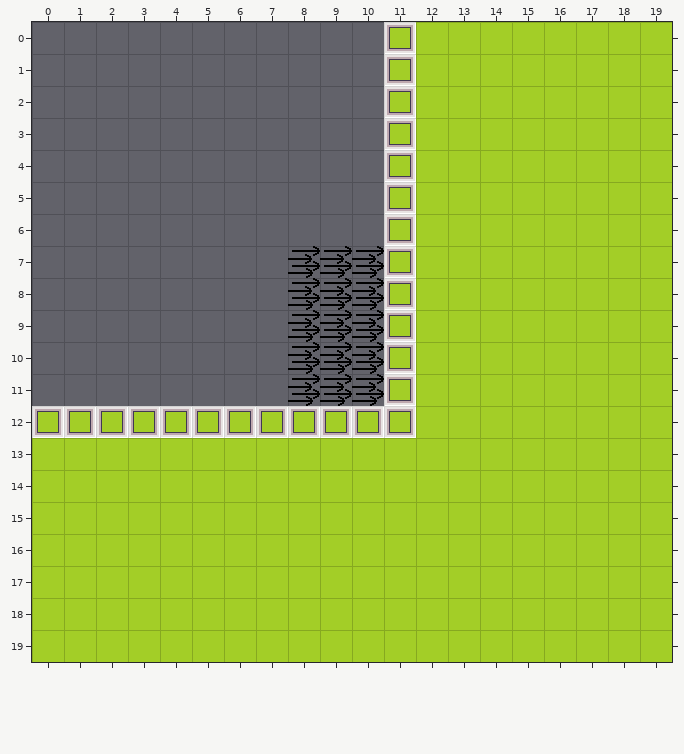
Tiled map: Assets/Other Assets/Chunks/Gyms/up.tmx. Above: the version before the commit.
Cells are 32x32 px. Shown: x 0..19, y 0..19.
After the commit:
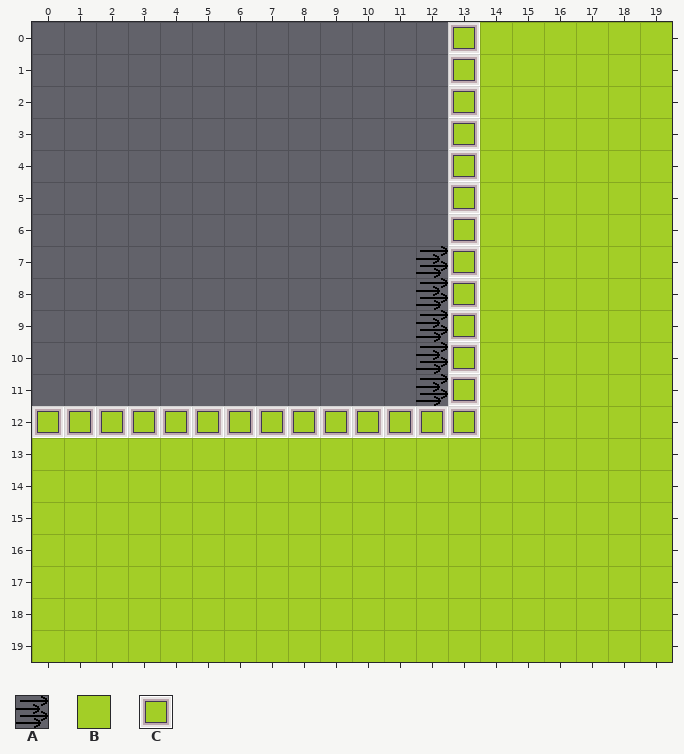
Key: from "Tileset": A 1, B 10, C 11.
_ is an empty cell, . an unchanged one.
The exact change:
--- layer "Tile Layer 1"
@@ x 8..13 @@
- 0 ...CBB
- 1 ...CBB
- 2 ...CBB
- 3 ...CBB
- 4 ...CBB
- 5 ...CBB
- 6 ...CBB
- 7 AAACBB
- 8 AAACBB
- 9 AAACBB
-10 AAACBB
-11 AAACBB
-12 ....BB
+ 0 ...__C
+ 1 ...__C
+ 2 ...__C
+ 3 ...__C
+ 4 ...__C
+ 5 ...__C
+ 6 ...__C
+ 7 ____AC
+ 8 ____AC
+ 9 ____AC
+10 ____AC
+11 ____AC
+12 ....CC
